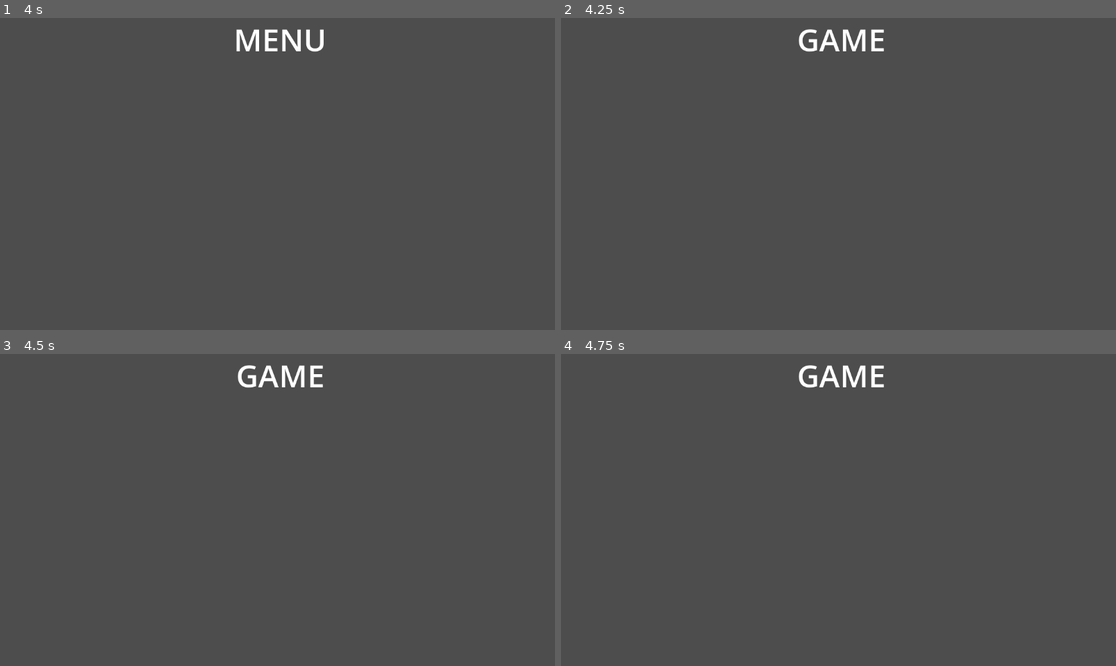
Above: before the commit, frames 1-4 (two rows, left to right).
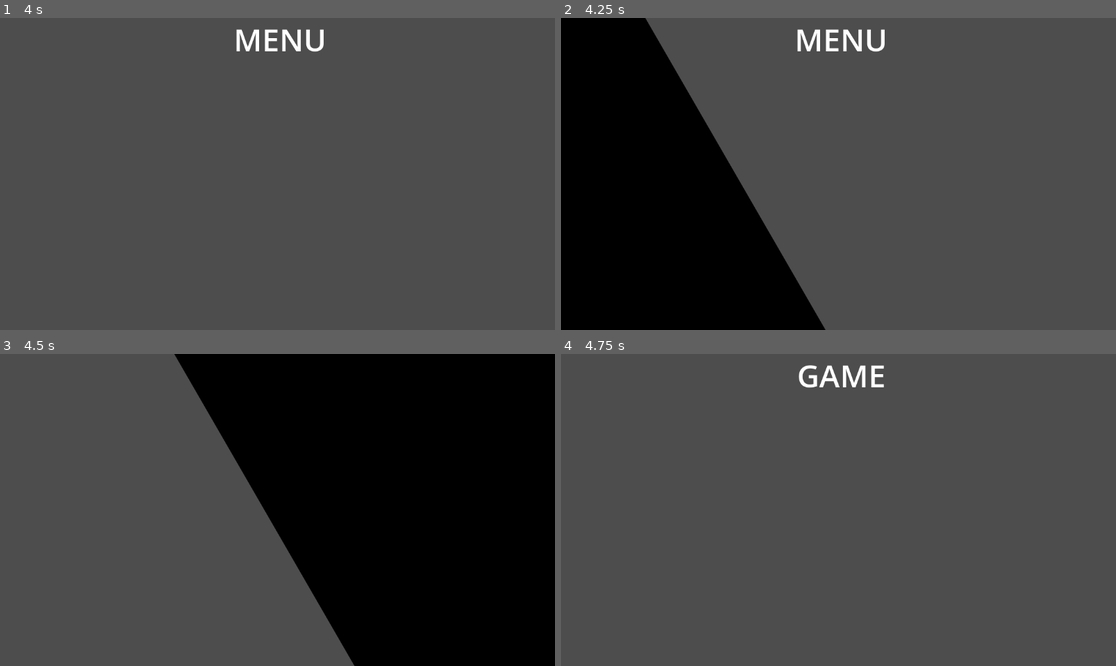
Above: after the commit, the same moments.

Repository: luankaike-code/felpo-jam-2026
Game: Godot game, scene res://scenes/screens/root_game.tscn
Two runs of this game, one before a commit and one after it. Both use one fixed random seed, a clock stepped at 60 frames per second and the inputs below.
Inputs:
- Up to frame 1 (4 s): tap Enter at 0.5, 2, 3.5 s; tap Space at 1.25, 2.75 s
- Up to frame 2 (4.25 s): tap Escape (ui_cancel) at 4.15 s
- Up to frame 3 (4.5 s): no input
- Up to frame 4 (4.75 s): no input

Frame 1 is identical in both runs. In frame 2, 32% of the frame differs, in the area x 0-59%, y 0-100%; in frame 3, 52%, in the area x 31-100%, y 0-100%; in frame 4, nothing differs.

Commit message:
Create basic transition system

Diff:
--- a/felpojam-2026-game-code/scenes/screens/root_game.tscn
+++ b/felpojam-2026-game-code/scenes/screens/root_game.tscn
@@ -1,6 +1,9 @@
 [gd_scene format=3 uid="uid://cfhwbdh08sm3b"]
 
 [ext_resource type="Script" uid="uid://c452jsn7y4xwo" path="res://scripts/screens/root_game.gd" id="1_o1fpv"]
+[ext_resource type="PackedScene" uid="uid://ddq8efmsvwyac" path="res://scenes/screens/transition.tscn" id="2_1sjs4"]
 
 [node name="RootGame" type="Node" unique_id=659041742]
 script = ExtResource("1_o1fpv")
+
+[node name="Transition" parent="." unique_id=1199339763 instance=ExtResource("2_1sjs4")]
--- /dev/null
+++ b/felpojam-2026-game-code/scenes/screens/transition.tscn
@@ -0,0 +1,84 @@
+[gd_scene format=3 uid="uid://ddq8efmsvwyac"]
+
+[ext_resource type="Script" uid="uid://bafnffjnikxbx" path="res://scripts/screens/transition.gd" id="1_g5ka2"]
+
+[sub_resource type="Animation" id="Animation_g5ka2"]
+length = 0.001
+tracks/0/type = "value"
+tracks/0/imported = false
+tracks/0/enabled = true
+tracks/0/path = NodePath("Panel:position")
+tracks/0/interp = 1
+tracks/0/loop_wrap = true
+tracks/0/keys = {
+"times": PackedFloat32Array(0),
+"transitions": PackedFloat32Array(1),
+"update": 0,
+"values": [Vector2(-1615.9999, 809.99994)]
+}
+
+[sub_resource type="Animation" id="Animation_2dip4"]
+resource_name = "enter"
+length = 0.2
+tracks/0/type = "value"
+tracks/0/imported = false
+tracks/0/enabled = true
+tracks/0/path = NodePath("Panel:position")
+tracks/0/interp = 1
+tracks/0/loop_wrap = true
+tracks/0/keys = {
+"times": PackedFloat32Array(0, 0.2),
+"transitions": PackedFloat32Array(1, 1),
+"update": 0,
+"values": [Vector2(-373, 107), Vector2(824, -579)]
+}
+
+[sub_resource type="Animation" id="Animation_etmc5"]
+resource_name = "exit"
+length = 0.2
+tracks/0/type = "value"
+tracks/0/imported = false
+tracks/0/enabled = true
+tracks/0/path = NodePath("Panel:position")
+tracks/0/interp = 1
+tracks/0/loop_wrap = true
+tracks/0/keys = {
+"times": PackedFloat32Array(0, 0.2),
+"transitions": PackedFloat32Array(1, 1),
+"update": 0,
+"values": [Vector2(-1615.9999, 809.99994), Vector2(-372.99997, 107)]
+}
+
+[sub_resource type="AnimationLibrary" id="AnimationLibrary_2dip4"]
+_data = {
+&"RESET": SubResource("Animation_g5ka2"),
+&"enter": SubResource("Animation_2dip4"),
+&"exit": SubResource("Animation_etmc5")
+}
+
+[sub_resource type="StyleBoxFlat" id="StyleBoxFlat_g5ka2"]
+content_margin_left = 0.0
+content_margin_top = 0.0
+content_margin_right = 0.0
+content_margin_bottom = 0.0
+bg_color = Color(0, 0, 0, 1)
+corner_radius_top_left = 3
+corner_radius_top_right = 3
+corner_radius_bottom_right = 3
+corner_radius_bottom_left = 3
+corner_detail = 5
+
+[node name="Transition" type="CanvasLayer" unique_id=1199339763]
+layer = 3
+script = ExtResource("1_g5ka2")
+
+[node name="AnimationPlayer" type="AnimationPlayer" parent="." unique_id=1376863726]
+libraries/ = SubResource("AnimationLibrary_2dip4")
+
+[node name="Panel" type="Panel" parent="." unique_id=2094870541]
+offset_left = -1615.9999
+offset_top = 809.99994
+offset_right = -135.94019
+offset_bottom = 2146.0002
+rotation = -0.5235988
+theme_override_styles/panel = SubResource("StyleBoxFlat_g5ka2")
--- a/felpojam-2026-game-code/scripts/screens/root_game.gd
+++ b/felpojam-2026-game-code/scripts/screens/root_game.gd
@@ -1,17 +1,31 @@
 extends Node
 
+@onready var transition := $Transition as Transition
+
+var new_screen: Screen
 var current_screen: Screen
 var default_screen = ScreenData.names.menu
 
 func _ready() -> void:
-	change_screen(default_screen)
+	create_defult_screen()
+	transition.exit_transition_finished.connect(toggle_screen)
 
-func change_screen(screen_name: ScreenData.names):
+func create_defult_screen():
+	new_screen = get_scene(default_screen)
+	toggle_screen()
+
+func get_scene(screen_name: ScreenData.names) -> Screen:
 	var packed_screen = ScreenData.packeds[screen_name]
 	var screen = packed_screen.instantiate() as Screen
 	screen.change_screen.connect(change_screen)
+	return screen
 
+func change_screen(screen_name: ScreenData.names) -> void:
+	new_screen = get_scene(screen_name)
+	transition.start_transition()
+
+func toggle_screen():
 	if current_screen:
 		current_screen.queue_free()
-	current_screen = screen
+	current_screen = new_screen
 	add_child(current_screen)
--- /dev/null
+++ b/felpojam-2026-game-code/scripts/screens/transition.gd
@@ -0,0 +1,19 @@
+class_name Transition extends CanvasLayer
+
+signal exit_transition_finished
+signal enter_transition_finished
+
+@onready var animation_player := $AnimationPlayer as AnimationPlayer
+
+func _ready() -> void:
+	animation_player.animation_finished.connect(on_animation_finished)
+
+func on_animation_finished(animation: String):
+	if animation == "exit":
+		exit_transition_finished.emit()
+		animation_player.play("enter")
+	elif animation == "enter":
+		enter_transition_finished.emit()
+
+func start_transition():
+	animation_player.play("exit")
Not shown, added: felpojam-2026-game-code/scripts/screens/transition.gd.uid
